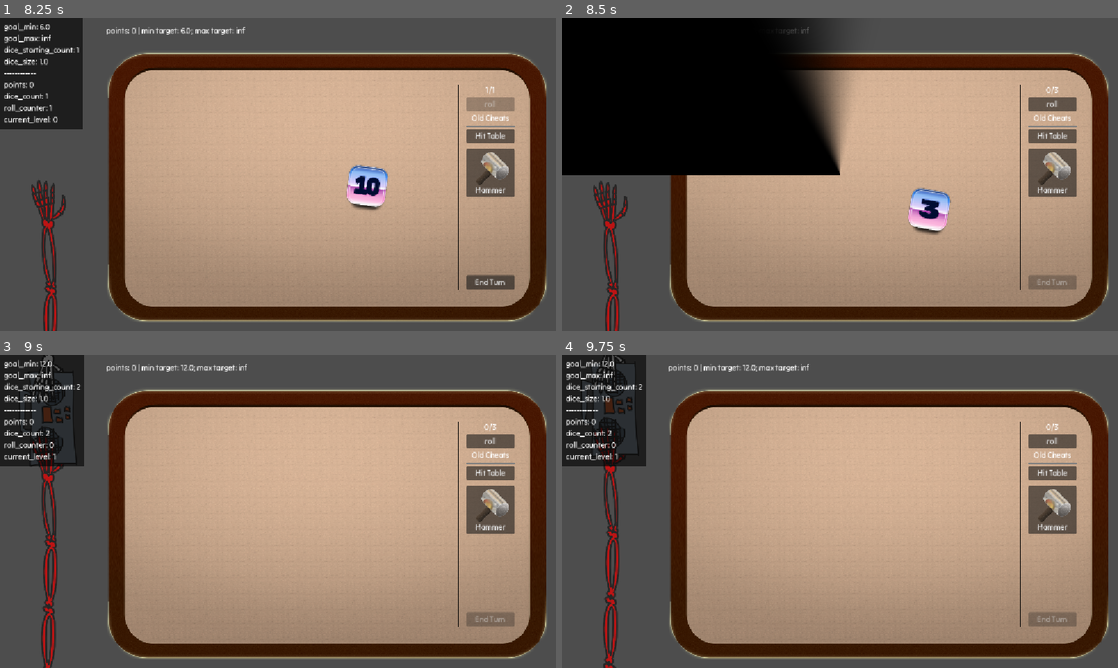
Above: before the commit, frames 1-4 (two rows, left to right).
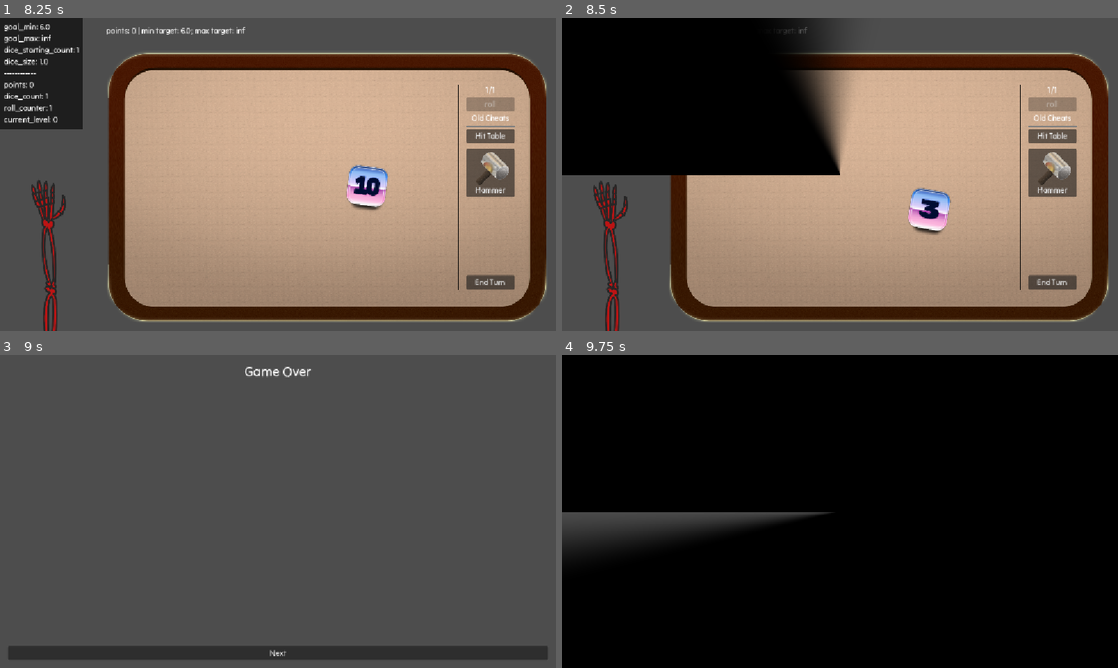
Above: after the commit, the same moments.

Repository: vhoyer/ludum_dare_60
Game: Godot game, scene res://stages/main_menu/main_menu.tscn
The game is run twice, just before and just after one commit, with the same random seed, the same clock (stepped at 60 frames per second) and the same inputs.
Inputs (mouse positions are in pixels of both pictures, inside the frame that each line leads up to):
- Up to frame 1 (8.25 s): click "Settings" at 0.5 s; click "1 - Normal" at 1.25 s; click "1 - Normal" at 2 s; click "0 - None" at 2.75 s; click "Back" at 3.5 s; click "Credits" at 4.25 s; click "Back" at 5 s; click "start! ,)" at 5.75 s; move the mouse to (400, 158) at 6.52 s; hold Right (ui_right) 6.53-7.25 s; tap K at 6.6 s; click (400, 158) at 6.67 s; click "roll" at 7.25 s; click "End Turn" at 8 s
- Up to frame 2 (8.5 s): no input
- Up to frame 3 (9 s): move the mouse to (166, 527) at 8.77 s; hold Down (ui_down) from 8.78 s (still down); tap K at 8.85 s
- Up to frame 4 (9.75 s): release Down (ui_down) at 9.5 s; click (840, 652) at 9.5 s, where only the run after the commit has a clickable "Next"

Frame 1 is identical in both runs. In frame 2, 0.7% of the frame differs, in the area x 39-93%, y 2-87%; in frame 3, 73%; in frame 4, 98%, in the area x 0-100%, y 0-100%.

Commit message:
✨ Possible to win and lose and reset

Diff:
--- a/auto_loads/levels_manager/levels_manager.gd
+++ b/auto_loads/levels_manager/levels_manager.gd
@@ -6,7 +6,7 @@
 	get():
 		return SaveManager.data.current_level
 	set(value):
-		SaveManager.data.current_level = wrapi(value, 0, _max_levels)
+		SaveManager.data.current_level = wrapi(value, -1, _max_levels)
 
 
 var _max_levels: int:
@@ -17,6 +17,11 @@
 var current: GameLevel:
 	get():
 		return self.get_child(_current_index)
+
+
+var is_complete: bool:
+	get():
+		return _current_index == -1
 
 
 func _ready() -> void:
--- a/auto_loads/levels_manager/levels_manager.tscn
+++ b/auto_loads/levels_manager/levels_manager.tscn
@@ -20,6 +20,6 @@
 
 [node name="GameLevel3" type="Node" parent="." unique_id=1600452007]
 script = ExtResource("1_3gud8")
-goal_min = 18.0
+goal_min = 12.0
 dice_starting_count = 3
 metadata/_custom_type_script = "uid://c6nhi0n7ir0mk"
--- a/stages/main/main.gd
+++ b/stages/main/main.gd
@@ -97,10 +97,15 @@
 	if LevelsManager.current.is_goal_met():
 		AudioEventBus.emit(AudioEventBus.Id.HUMAN_PULL_WIN_GRUNT)
 		tug_of_war.win()
+
+		await tug_of_war.end_animation_finished
+		LevelsManager.next_level()
+		if LevelsManager.is_complete:
+			StageManager.push_stage('uid://dfeemruwqkcvk')
+		else:
+			StageManager.reload_current_stage()
 	else:
 		AudioEventBus.emit(AudioEventBus.Id.HUMAN_PULL_LOSE_GRUNT)
 		tug_of_war.lose()
-
-	await tug_of_war.end_animation_finished
-	LevelsManager.next_level()
-	StageManager.reload_current_stage()
+		await tug_of_war.end_animation_finished
+		StageManager.push_stage('uid://cah01bitodg5j')
--- a/stages/main_menu/start_button.gd
+++ b/stages/main_menu/start_button.gd
@@ -5,4 +5,6 @@
 
 
 func _on_button_down() -> void:
+	SaveManager.load_data(GameSaveData.new(0))
+	SaveManager.data.amnesia()
 	StageManager.push_stage(next_stage)
